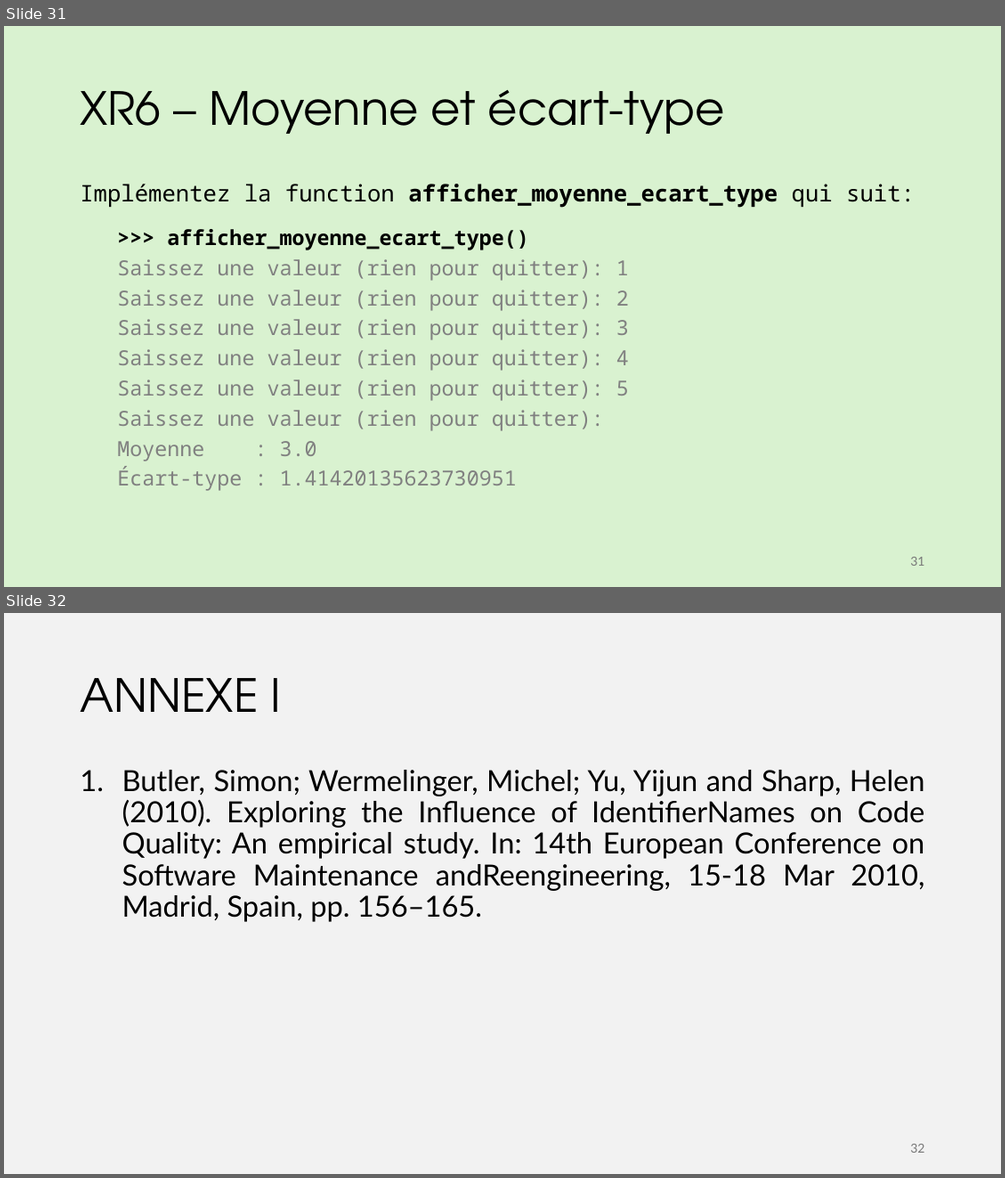
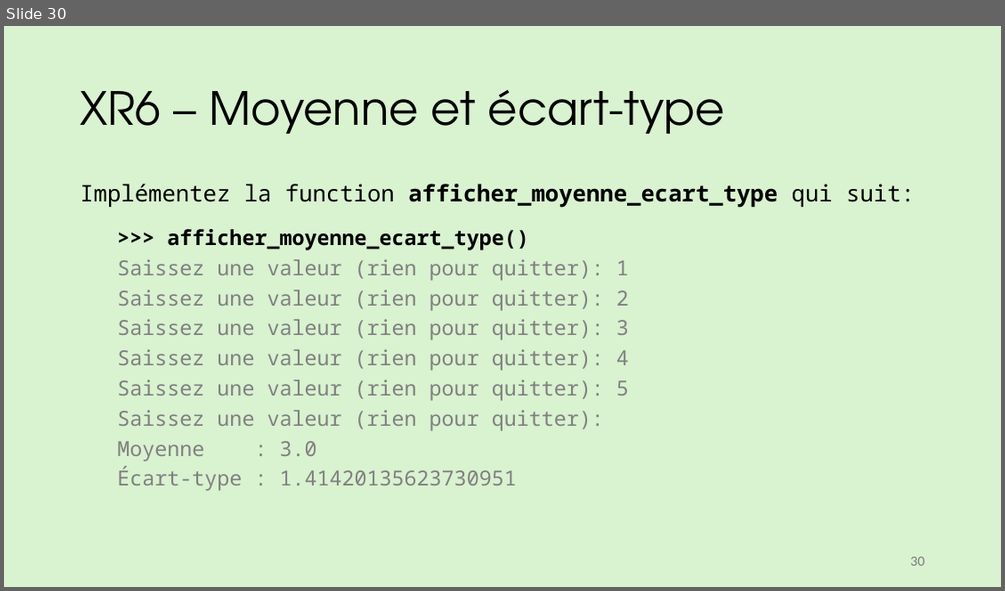
Before and after one commit to iannickgagnon/sagedays_iannick_2026, a slide deck: python_1/presentation_python_1.pptx. Shown one above the other, each under a label of ours: slides 31 and 32 before the commit, slide 30 after it. The pictures are 1005x1178 and 1005x591 pixels, drawn with LibreOffice and Linux fonts; fonts in the diff are those of the drawing. Boxes give left, top, right and bottom in pixels: in the first picture for what was removed or moved away, otherwise in the second. Text is boxed around its words. In the diff, an @@ line names an element or a change of style, - is before the commit and + after.

```diff
--- a/python_1/presentation_python_1.pptx
+++ b/python_1/presentation_python_1.pptx
@@ slide 32 removed at <box>4,613,1001,1174</box>, background #F2F2F2 @@
@@ title removed at <box>80,678,282,712</box> @@
-ANNEXE I
@@ text removed at <box>122,770,925,922</box> @@
-1. Butler, Simon; Wermelinger, Michel; Yu, Yijun and Sharp, Helen (2010). Exploring the Influence of IdentifierNames on Code Quality: An empirical study. In: 14th European Conference on Software Maintenance andReengineering, 15-18 Mar 2010, Madrid, Spain, pp. 156–165.
@@ page number removed at <box>910,1143,924,1152</box> @@
-32
@@ what was slide 31 is now slide 30 @@
@@ page number at <box>910,556,924,565</box>: text changed @@
-31
+30
```
Also in this commit, not shown: 15 slides changed, 2 slides added, 3 other slides removed.
